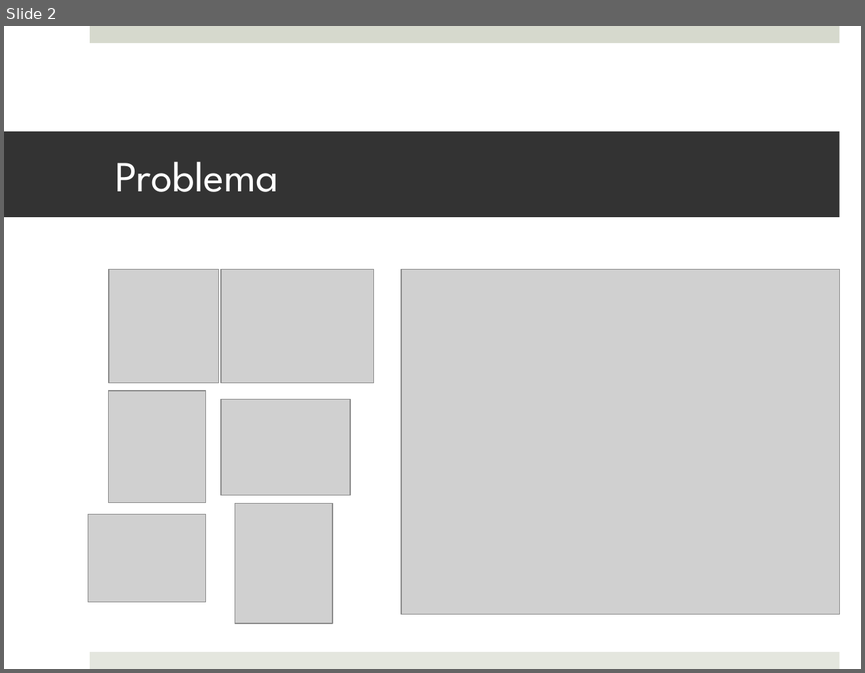
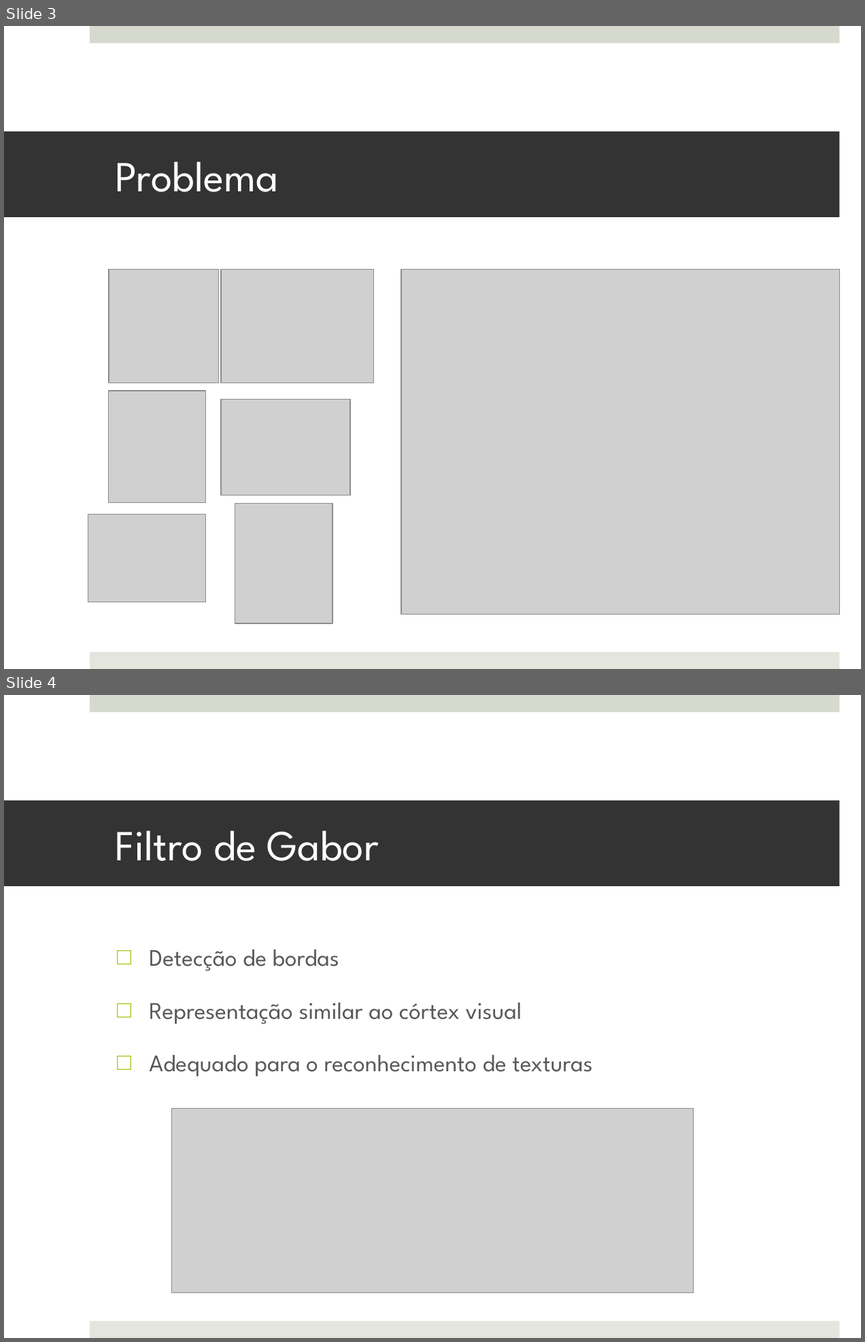
Before and after one commit to MarioBajr/Redes-Neurais, a slide deck: projeto PI.pptx. Shown one above the other, each under a label of ours: slide 2 before the commit, slides 3 and 4 after it. The pictures are 865x673 and 865x1342 pixels, drawn with LibreOffice and Linux fonts; fonts in the diff are those of the drawing; grey boxes stand for pictures. Boxes give left, top, right and bottom in pixels: in the first picture for what was removed or moved away, otherwise in the second. Text is boxed around its words. In the diff, an @@ line names an element or a change of style, - is before the commit and + after.

Commit message:
[Presentation] improving gabor and lvq slides

```diff
--- a/projeto PI.pptx
+++ b/projeto PI.pptx
@@ slide 4 added at [4,695,861,1338], background #FFFFFF; not listed: 2 template elements that a slide beside it also shows @@
@@ title added at [4,800,839,886], fill #333333, 36 pt, text #FFFFFF @@
+Filtro de Gabor
@@ text added at [149,949,592,1076], 20 pt, text #595959 @@
+□ Detecção de bordas
+□ Representação similar ao córtex visual
+□ Adequado para o reconhecimento de texturas
@@ picture added at [172,1108,693,1292] @@
@@ what was slide 2 is now slide 3 @@
```
Also in this commit, not shown: 7 slides changed, 19 other slides added, 4 slides removed.
